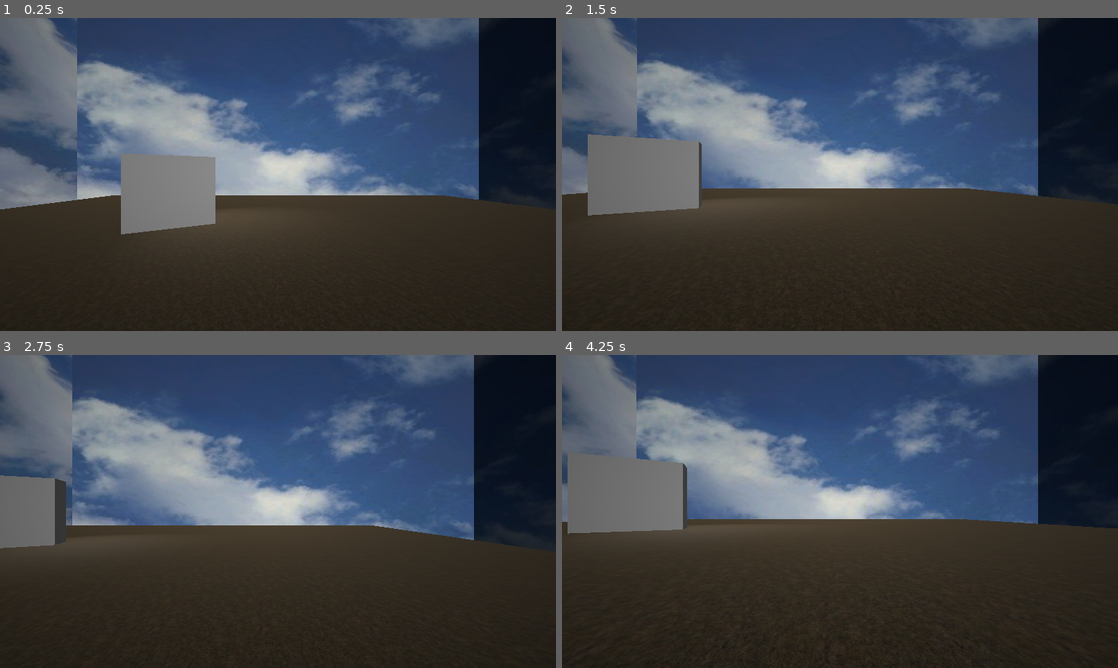
Above: before the commit, frames 1-4 (two rows, left to right).
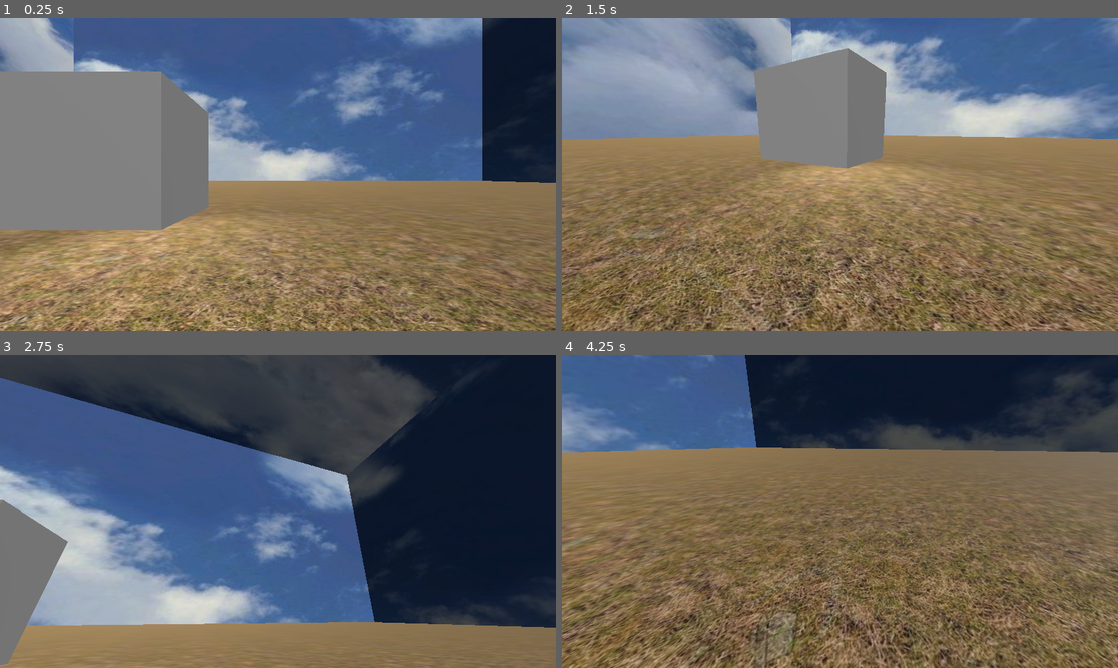
Above: after the commit, the same moments.

Repository: Sea-Men-Studios/Despair
Game: Godot game, scene res://scenes/test_environment.tscn
The game is run twice, just before and just after one commit, with the same random seed, the same clock (stepped at 60 frames per second) and the same inputs.
Inputs (mouse positions are in pixels of both pictures, inside the frame that each line leads up to):
- Up to frame 1 (0.25 s): no input
- Up to frame 2 (1.5 s): tap Enter at 0.5 s; move the mouse to (962, 158) at 0.52 s; hold D (right, bound only after the commit) 0.53-1.25 s; tap Q at 0.6 s; click (962, 158) at 0.67 s; drag from (728, 190) to (812, 237) at 1.27 s
- Up to frame 3 (2.75 s): move the mouse to (333, 442) at 2.02 s; hold D (right, bound only after the commit) from 2.03 s (still down); tap Shift at 2.1 s; click (333, 442) at 2.17 s
- Up to frame 4 (4.25 s): release D (right, bound only after the commit) at 2.75 s; drag from (812, 574) to (673, 464) at 2.77 s; tap Space at 3.5 s; move the mouse to (1006, 558) at 3.52 s; hold A (left, bound only after the commit) from 3.53 s (still down); tap Q at 3.6 s; click (1006, 558) at 3.67 s; tap Escape (ui_cancel) at 4.15 s

The runs differ from the first frame. In frame 1, 77% of the frame differs, in the area x 0-100%, y 0-100%; in frame 2, 98%; in frame 3, 87%; in frame 4, 98%.

Commit message:
Added Player
Ported over my player, changed some settings for movement and changed the collision

Diff:
--- a/project.godot
+++ b/project.godot
@@ -22,6 +22,29 @@
 window/stretch/mode="viewport"
 window/stretch/aspect="expand"
 
+[input]
+
+forwards={
+"deadzone": 0.2,
+"events": [Object(InputEventKey,"resource_local_to_scene":false,"resource_name":"","device":-1,"window_id":0,"alt_pressed":false,"shift_pressed":false,"ctrl_pressed":false,"meta_pressed":false,"pressed":false,"keycode":0,"physical_keycode":87,"key_label":0,"unicode":119,"location":0,"echo":false,"script":null)
+]
+}
+backwards={
+"deadzone": 0.2,
+"events": [Object(InputEventKey,"resource_local_to_scene":false,"resource_name":"","device":-1,"window_id":0,"alt_pressed":false,"shift_pressed":false,"ctrl_pressed":false,"meta_pressed":false,"pressed":false,"keycode":0,"physical_keycode":83,"key_label":0,"unicode":115,"location":0,"echo":false,"script":null)
+]
+}
+left={
+"deadzone": 0.2,
+"events": [Object(InputEventKey,"resource_local_to_scene":false,"resource_name":"","device":-1,"window_id":0,"alt_pressed":false,"shift_pressed":false,"ctrl_pressed":false,"meta_pressed":false,"pressed":false,"keycode":0,"physical_keycode":65,"key_label":0,"unicode":97,"location":0,"echo":false,"script":null)
+]
+}
+right={
+"deadzone": 0.2,
+"events": [Object(InputEventKey,"resource_local_to_scene":false,"resource_name":"","device":-1,"window_id":0,"alt_pressed":false,"shift_pressed":false,"ctrl_pressed":false,"meta_pressed":false,"pressed":false,"keycode":0,"physical_keycode":68,"key_label":0,"unicode":100,"location":0,"echo":false,"script":null)
+]
+}
+
 [physics]
 
 3d/physics_engine="Jolt Physics"
--- /dev/null
+++ b/scenes/Player.tscn
@@ -0,0 +1,18 @@
+[gd_scene format=3 uid="uid://dulbjs303pf3h"]
+
+[ext_resource type="Script" uid="uid://db34a3xstkoq7" path="res://src/player.gd" id="1_p0vlq"]
+
+[sub_resource type="CapsuleShape3D" id="CapsuleShape3D_dtook"]
+
+[node name="CharacterBody3D" type="CharacterBody3D" unique_id=136917392]
+script = ExtResource("1_p0vlq")
+
+[node name="CollisionShape3D" type="CollisionShape3D" parent="." unique_id=2123408655]
+shape = SubResource("CapsuleShape3D_dtook")
+debug_color = Color(0.8058387, 0, 0.103776984, 0.41960785)
+
+[node name="Node3D" type="Node3D" parent="." unique_id=883265346]
+transform = Transform3D(1, 0, 0, 0, 1, 0, 0, 0, 1, 0, 0.43530035, -0.39765012)
+
+[node name="Camera3D" type="Camera3D" parent="Node3D" unique_id=1572165867]
+transform = Transform3D(1, 0, 0, 0, 1, 0, 0, 0, 1, 0, 0, 0.33607864)
--- a/scenes/test_environment.tscn
+++ b/scenes/test_environment.tscn
@@ -1,15 +1,8 @@
 [gd_scene format=3 uid="uid://d2vfs1qvkkqlr"]
 
-[ext_resource type="Script" uid="uid://pako0mjr7pit" path="res://src/debug/freecam.gd" id="1_8ya4j"]
-[ext_resource type="Shader" uid="uid://b2ohrsb5y4koh" path="res://assets/shaders/vignette.gdshader" id="2_5qein"]
 [ext_resource type="Texture2D" uid="uid://dav75n60ubaek" path="res://assets/textures/sky.jpg" id="3_frvy6"]
+[ext_resource type="PackedScene" uid="uid://dulbjs303pf3h" path="res://scenes/Player.tscn" id="3_nbain"]
 [ext_resource type="Texture2D" uid="uid://2rrm25svrirb" path="res://assets/textures/dead_grass.jpg" id="4_b2arr"]
-
-[sub_resource type="ShaderMaterial" id="ShaderMaterial_8cj0n"]
-shader = ExtResource("2_5qein")
-shader_parameter/alpha = 1.2
-shader_parameter/inner_radius = 0.0
-shader_parameter/outer_radius = 4.0
 
 [sub_resource type="Environment" id="Environment_83ng5"]
 volumetric_fog_enabled = true
@@ -29,35 +22,18 @@
 height_falloff = 0.20171101
 edge_fade = 0.51418495
 
-[sub_resource type="StandardMaterial3D" id="StandardMaterial3D_iywne"]
-albedo_color = Color(0.43586, 0.43244725, 0.41060662, 1)
+[sub_resource type="StandardMaterial3D" id="StandardMaterial3D_gh7k3"]
 albedo_texture = ExtResource("4_b2arr")
-uv1_scale = Vector3(25, 25, 25)
+uv1_scale = Vector3(50, 50, 50)
 
-[sub_resource type="PlaneMesh" id="PlaneMesh_83ng5"]
-material = SubResource("StandardMaterial3D_iywne")
-size = Vector2(30, 30)
+[sub_resource type="BoxMesh" id="BoxMesh_dtook"]
+material = SubResource("StandardMaterial3D_gh7k3")
+subdivide_depth = 1
 
-[sub_resource type="BoxMesh" id="BoxMesh_83ng5"]
-size = Vector3(2.8916016, 2.5203857, 1)
+[sub_resource type="ConcavePolygonShape3D" id="ConcavePolygonShape3D_nbain"]
+data = PackedVector3Array(-0.5, 0.5, 0.5, 0.5, 0.5, 0.5, -0.5, -0.5, 0.5, 0.5, 0.5, 0.5, 0.5, -0.5, 0.5, -0.5, -0.5, 0.5, 0.5, 0.5, -0.5, -0.5, 0.5, -0.5, 0.5, -0.5, -0.5, -0.5, 0.5, -0.5, -0.5, -0.5, -0.5, 0.5, -0.5, -0.5, 0.5, 0.5, 0.5, 0.5, 0.5, -0.5, 0.5, -0.5, 0.5, 0.5, 0.5, -0.5, 0.5, -0.5, -0.5, 0.5, -0.5, 0.5, -0.5, 0.5, -0.5, -0.5, 0.5, 0.5, -0.5, -0.5, -0.5, -0.5, 0.5, 0.5, -0.5, -0.5, 0.5, -0.5, -0.5, -0.5, 0.5, 0.5, 0.5, -0.5, 0.5, 0.5, 0.5, 0.5, -0.5, -0.5, 0.5, 0.5, -0.5, 0.5, -0.5, 0.5, 0.5, -0.5, -0.5, -0.5, 0.5, 0.5, -0.5, 0.5, -0.5, -0.5, -0.5, 0.5, -0.5, 0.5, 0.5, -0.5, -0.5, -0.5, -0.5, -0.5)
 
 [node name="Game" type="Node3D" unique_id=204302908]
-
-[node name="Player" type="Camera3D" parent="." unique_id=1783075112]
-transform = Transform3D(1, 0, 0, 0, 1, 0, 0, 0, 1, 0, 2.9400816, 3.7366195)
-script = ExtResource("1_8ya4j")
-
-[node name="GUI" type="Control" parent="Player" unique_id=1496035697]
-layout_mode = 3
-anchors_preset = 0
-offset_right = 1920.0
-offset_bottom = 1080.0
-
-[node name="Vignette" type="ColorRect" parent="Player/GUI" unique_id=1037735218]
-material = SubResource("ShaderMaterial_8cj0n")
-layout_mode = 0
-offset_right = 1920.0
-offset_bottom = 1080.0
 
 [node name="World" type="Node" parent="." unique_id=750280328]
 
@@ -76,16 +52,25 @@
 [node name="DirectionalLight3D" type="DirectionalLight3D" parent="World/WorldEnvironment" unique_id=578331651]
 transform = Transform3D(0.79376996, -0.28991374, 0.5346768, 0, 0.87908727, 0.47666085, -0.6082181, -0.37835905, 0.69779307, 4.9426937, 10.104957, 6.3584127)
 
-[node name="Ground" type="MeshInstance3D" parent="World" unique_id=682032546]
-transform = Transform3D(1, 0, 0, 0, 1, 0, 0, 0, 1, 0, 1.066041, 0)
-mesh = SubResource("PlaneMesh_83ng5")
-
-[node name="Prism" type="MeshInstance3D" parent="World" unique_id=844828494]
-transform = Transform3D(0.8735505, 0, 0.48673356, 0, 1, 0, -0.48673356, 0, 0.8735505, -3.8897986, 2.3343768, -3.7755048)
-mesh = SubResource("BoxMesh_83ng5")
-
 [node name="SpotLight3D" type="SpotLight3D" parent="World" unique_id=339773691]
 transform = Transform3D(0.72228074, 0.2541985, -0.64319026, 0.6916, -0.2654752, 0.6717234, 0, -0.9300032, -0.36755136, -6.3404293, 6.6511602, -7.1096773)
 light_energy = 8.129
 spot_range = 13.258465
 spot_angle = 30.109695
+
+[node name="Prism" type="CSGBox3D" parent="World" unique_id=1898726315]
+transform = Transform3D(1, 0, 0, 0, 1, 0, 0, 0, 1, -5.6831117, 2.7819872, -7.639598)
+use_collision = true
+size = Vector3(5.2021484, 5.3620605, 3.7041016)
+
+[node name="MeshInstance3D" type="MeshInstance3D" parent="World" unique_id=575210740]
+transform = Transform3D(100, 0, 0, 0, 1, 0, 0, 0, 100, 0, 0.782671, 0)
+mesh = SubResource("BoxMesh_dtook")
+
+[node name="StaticBody3D" type="StaticBody3D" parent="World/MeshInstance3D" unique_id=1678435]
+
+[node name="CollisionShape3D" type="CollisionShape3D" parent="World/MeshInstance3D/StaticBody3D" unique_id=97510277]
+shape = SubResource("ConcavePolygonShape3D_nbain")
+
+[node name="CharacterBody3D" parent="." unique_id=136917392 instance=ExtResource("3_nbain")]
+transform = Transform3D(1, 0, 0, 0, 1, 0, 0, 0, 1, 0, 2.1083074, 0)
--- /dev/null
+++ b/src/player.gd
@@ -0,0 +1,76 @@
+extends CharacterBody3D
+
+# Breathing bob
+@export var breath_freq := 0.22
+@export var breath_amp := 0.05
+@export var breath_sway := 0.012
+@export var exertion_freq_mult := 2.2
+@export var exertion_amp_mult := 2.0
+@export var exertion_smoothing := 2.0
+var t_breath := 0.0
+var exertion := 0.0
+
+@export var min_pitch := -80.0
+@export var max_pitch := 80.0
+
+@export var max_speed := 3.0
+@export var acceleration := 3.0
+@export var deceleration := 5
+@export var air_control := 0.3
+
+
+const SENSITIVITY = 0.002
+
+@onready var camera: Camera3D = $Node3D/Camera3D
+@onready var head: Node3D = $Node3D
+
+
+func _ready():
+	Input.set_mouse_mode(Input.MOUSE_MODE_CAPTURED)
+
+
+func _unhandled_input(event):
+	if event.is_action_pressed("ui_cancel"):
+		Input.set_mouse_mode(Input.MOUSE_MODE_VISIBLE)
+	if event is InputEventMouseMotion and Input.get_mouse_mode() == Input.MOUSE_MODE_CAPTURED:
+		rotate_y(-event.relative.x * SENSITIVITY)
+		camera.rotate_x(-event.relative.y * SENSITIVITY)
+		camera.rotation.x = clamp(camera.rotation.x, deg_to_rad(min_pitch), deg_to_rad(max_pitch))
+
+func _physics_process(delta: float) -> void:
+	if not is_on_floor():
+		velocity += get_gravity() * delta
+
+
+	var input_dir := Input.get_vector("left", "right", "forwards", "backwards")
+	var direction = (head.global_transform.basis * Vector3(input_dir.x, 0, input_dir.y)).normalized()
+	var target_velocity = direction * max_speed
+
+	var current_accel = acceleration if direction.length() > 0.1 else deceleration
+	if not is_on_floor():
+		current_accel *= air_control
+
+	velocity.x = move_toward(velocity.x, target_velocity.x, current_accel * delta)
+	velocity.z = move_toward(velocity.z, target_velocity.z, current_accel * delta)
+
+	var horizontal_speed = Vector2(velocity.x, velocity.z).length()
+	var target_exertion = clamp(horizontal_speed / max_speed, 0.0, 1.0)
+	exertion = lerp(exertion, target_exertion, 1.0 - exp(-exertion_smoothing * delta))
+
+	var freq = breath_freq * lerp(1.0, exertion_freq_mult, exertion)
+	var amp = breath_amp * lerp(1.0, exertion_amp_mult, exertion)
+	t_breath += delta * freq
+
+	camera.transform.origin = _breathe(t_breath, amp)
+
+
+
+	move_and_slide()
+
+
+
+func _breathe(time: float, amp: float) -> Vector3:
+	var pos = Vector3.ZERO
+	pos.y = (sin(time * TAU) * 0.7 + sin(time * TAU * 2.3 + 0.6) * 0.3) * amp
+	pos.x = cos(time * TAU * 0.5) * breath_sway
+	return pos
Not shown, added: src/player.gd.uid
